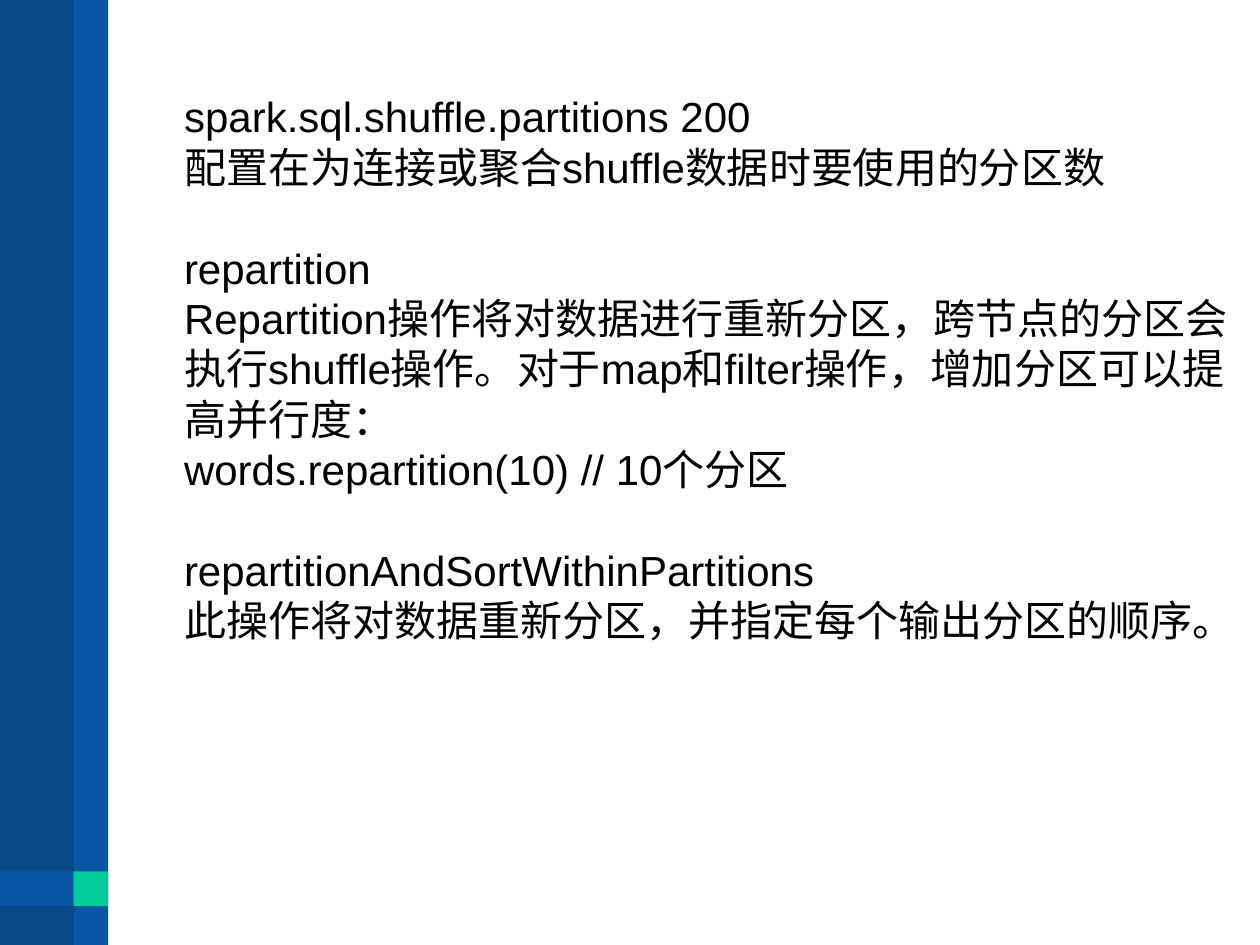
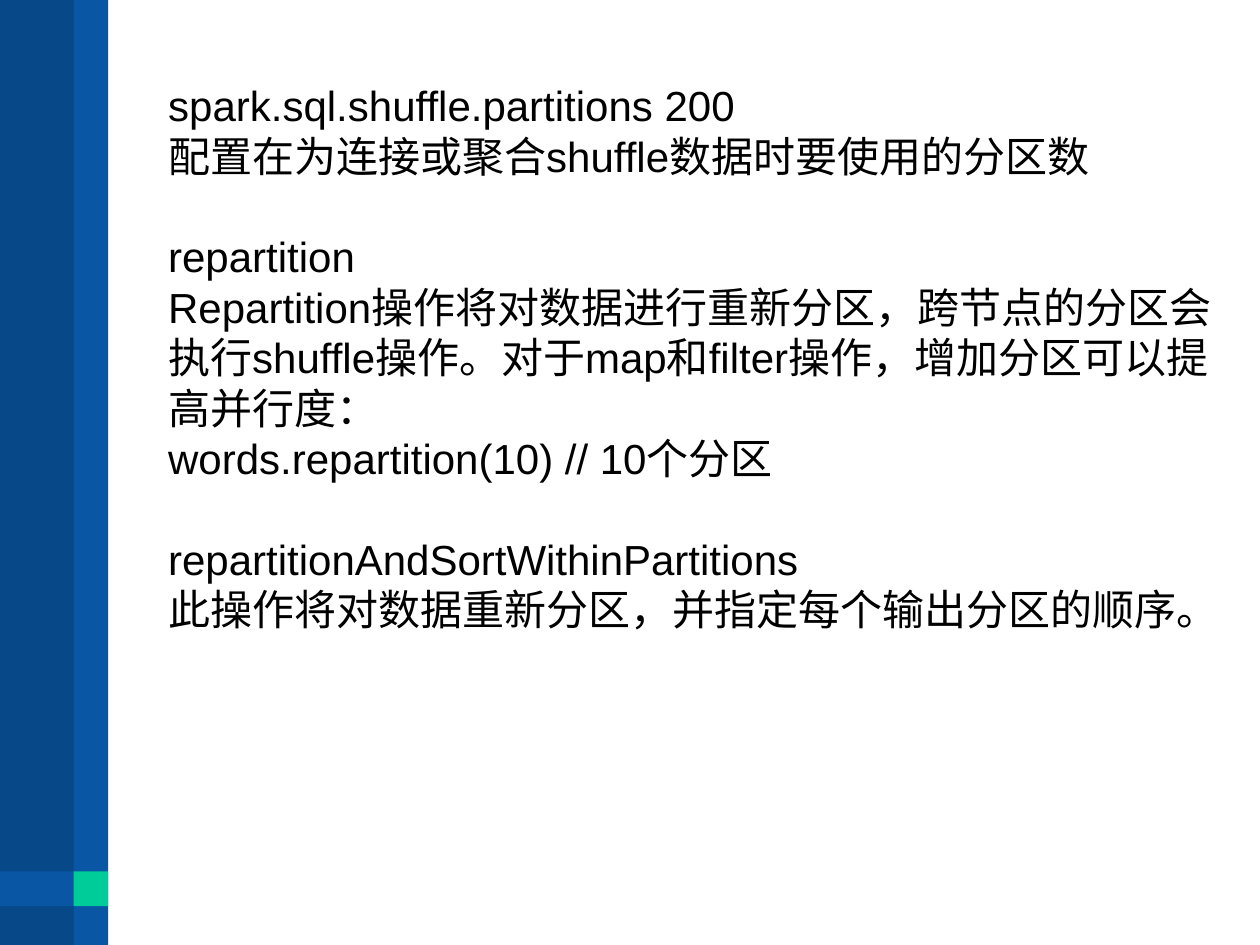
Before and after one commit to wxyzjf/parquet_20200823, a slide deck: slide 22 of SPARK Parquet 简谈.pptx. Drawn at 1260x945 pixels with LibreOffice and Linux fonts; fonts in the diff are those of the drawing. Boxes give left, top, right and bottom in pixels: in the first picture for what was removed or moved away, otherwise in the second. Text is boxed around its words. In the diff, an @@ line names an element or a change of style, - is before the commit and + after.

```diff
--- a/SPARK Parquet 简谈.pptx
+++ b/SPARK Parquet 简谈.pptx
@@ text "spark.sql.shuffle.partitions 200": place and size @@
-text "spark.sql.shuffle.partitions 200" at [184,101,1234,641]
+text "spark.sql.shuffle.partitions 200" at [168,90,1218,630]
```
Also in this commit, not shown: 11 other slides changed, 3 slides removed.
